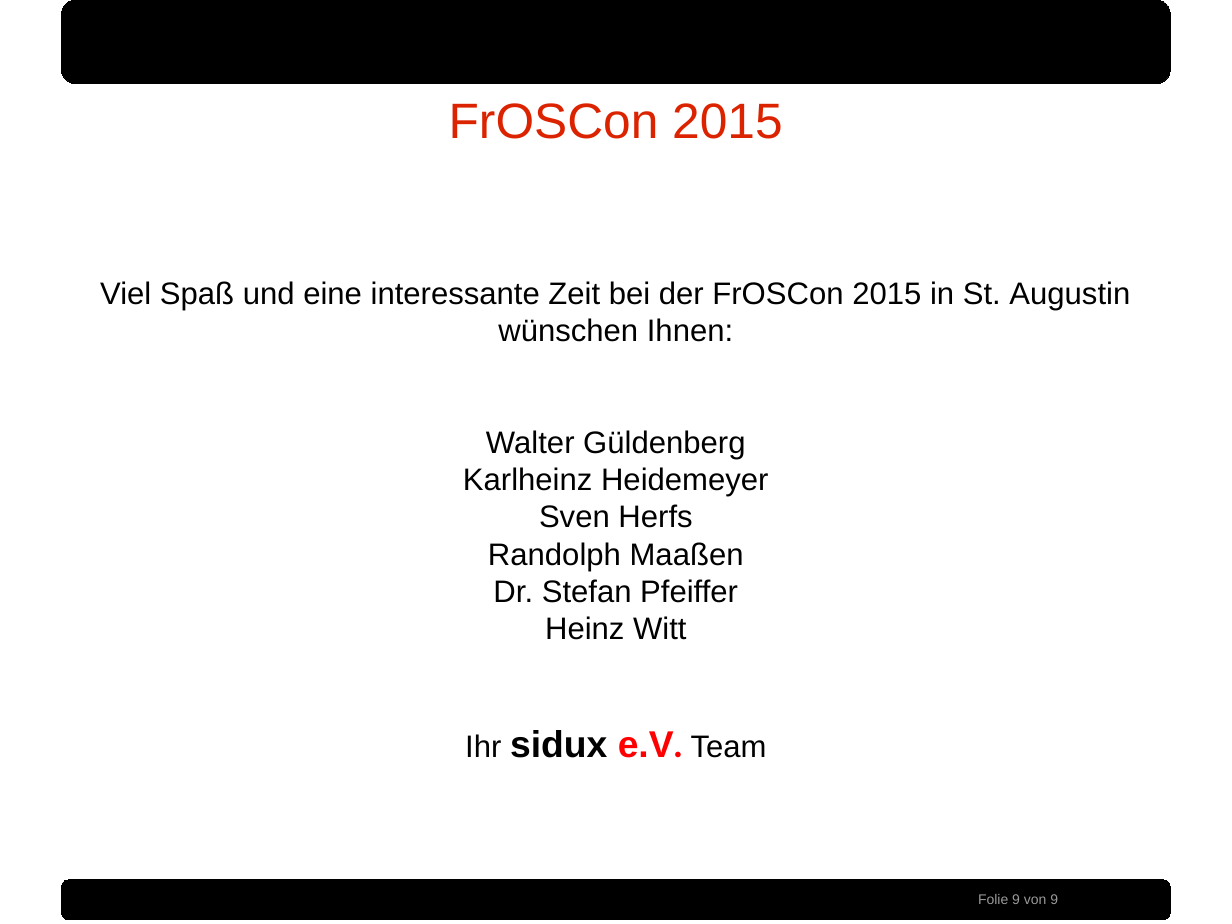
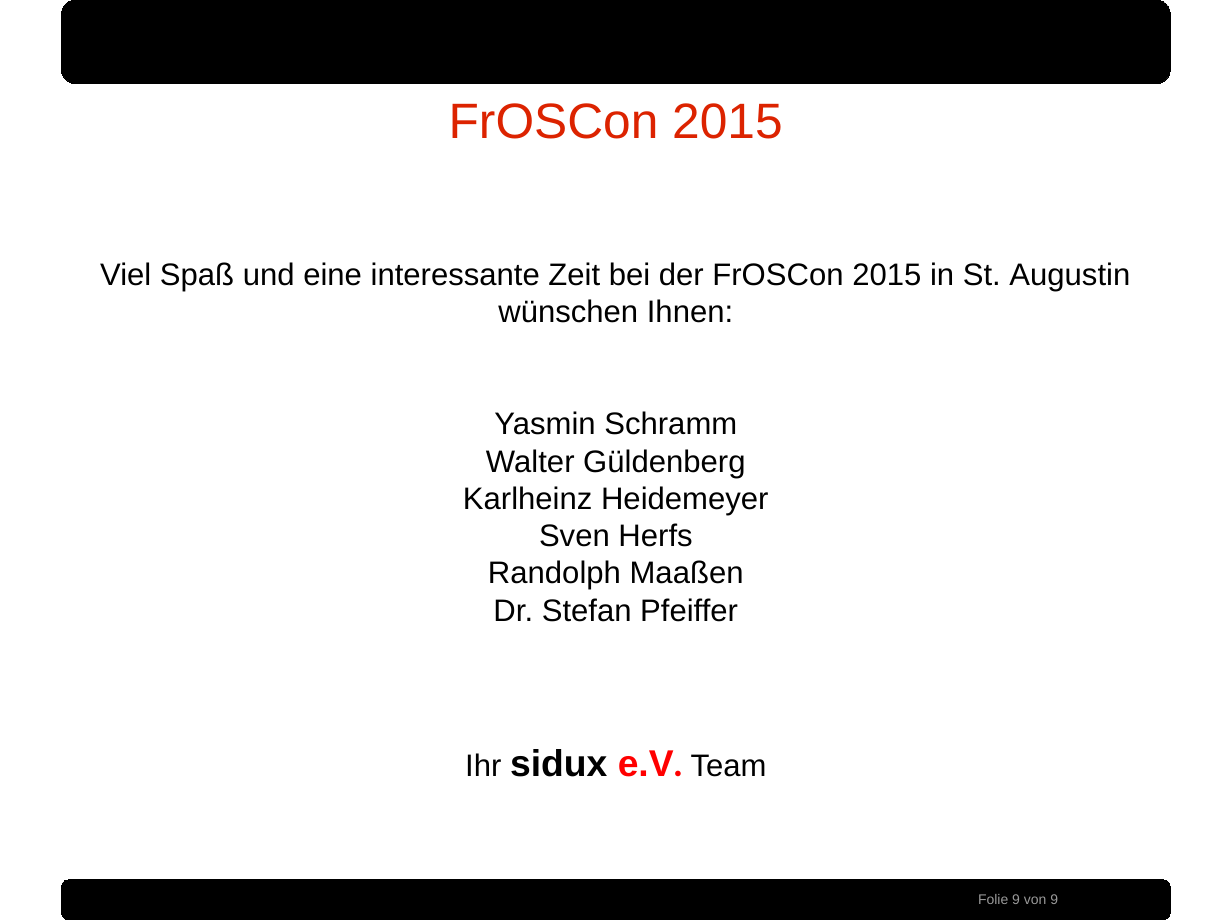
Before and after one commit to sidux-ev/praesentation, a slide deck: slide 9 of bin/froscon2015.odp. Drawn at 1232x924 pixels with LibreOffice and Linux fonts; fonts in the diff are those of the drawing; background and template pictures are left out. Boxes give left, top, right and bottom in pixels: in the first picture for what was removed or moved away, otherwise in the second. Text is boxed around its words. In the diff, an @@ line names an element or a change of style, - is before the commit and + after.

Commit message:
del Heinz Witt

```diff
--- a/bin/froscon2015.odp
+++ b/bin/froscon2015.odp
@@ text at [494, 411, 737, 435]: paragraph added @@
+Yasmin Schramm
@@ text at [545, 616, 686, 640]: paragraph removed @@
-Heinz Witt
```
Also in this commit, not shown: 2 other files.
